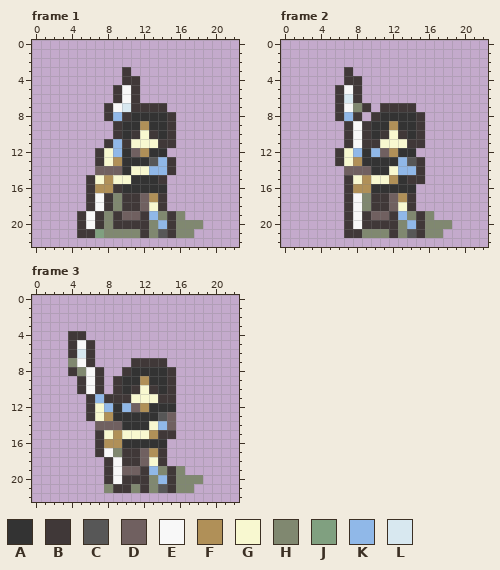
Two states of a animated GIF sprite, assets/Black/pawn.gif. The picture above is the old version.
The file is 23x23 pixels, 3 frames. Shown: frame 1, frame 2, frame 3.
Palette (. is transparent): A #333333  B #403838  C #575757  D #706060  E #f8f8f8  F #b09058  G #f8f8d0  H #808870  J #80a080  K #90b8e8  L #d8e8f0
New version:
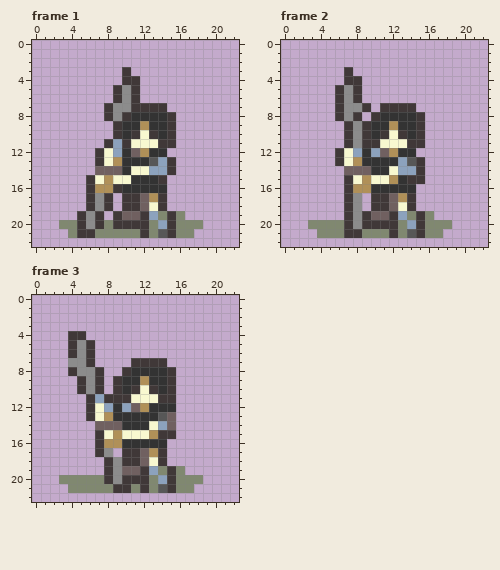
What changed:
{"colour":"E","old":"#f8f8f8","new":"#8c8c8c"}
{"colour":"K","old":"#90b8e8","new":"#8ca2bd"}
{"where": "frame 1"}
{"frame":1,"y":7,"x":10,"old":"L","new":"E"}
{"frame":1,"y":8,"x":9,"old":"K","new":"E"}
{"frame":1,"y":17,"x":9,"old":"H","new":"."}
{"frame":1,"y":18,"x":9,"old":"H","new":"."}
{"frame":1,"y":19,"x":8,"old":"H","new":"."}
{"frame":1,"y":20,"x":3,"old":"..","new":"HH"}
{"frame":1,"y":21,"x":4,"old":".","new":"H"}
{"frame":1,"y":21,"x":7,"old":"J","new":"H"}
{"where": "frame 2"}
{"frame":2,"y":6,"x":7,"old":"L","new":"E"}
{"frame":2,"y":7,"x":8,"old":"H","new":"E"}
{"frame":2,"y":8,"x":7,"old":"K","new":"E"}
{"frame":2,"y":17,"x":9,"old":"H","new":"."}
{"frame":2,"y":18,"x":9,"old":"H","new":"."}
{"frame":2,"y":20,"x":3,"old":"....","new":"HHHH"}
{"frame":2,"y":21,"x":4,"old":"...","new":"HHH"}
{"where": "frame 3"}
{"frame":3,"y":6,"x":5,"old":"L","new":"E"}
{"frame":3,"y":7,"x":4,"old":"H","new":"E"}
{"frame":3,"y":8,"x":5,"old":"H","new":"E"}
{"frame":3,"y":17,"x":9,"old":"H","new":"."}
{"frame":3,"y":20,"x":3,"old":".....","new":"HHHHH"}
{"frame":3,"y":21,"x":4,"old":"....","new":"HHHH"}
{"label":"changed","picture_box":[59,85,167,238]}
{"label":"changed","picture_box":[308,85,416,238]}
{"label":"changed","picture_box":[59,340,167,493]}
